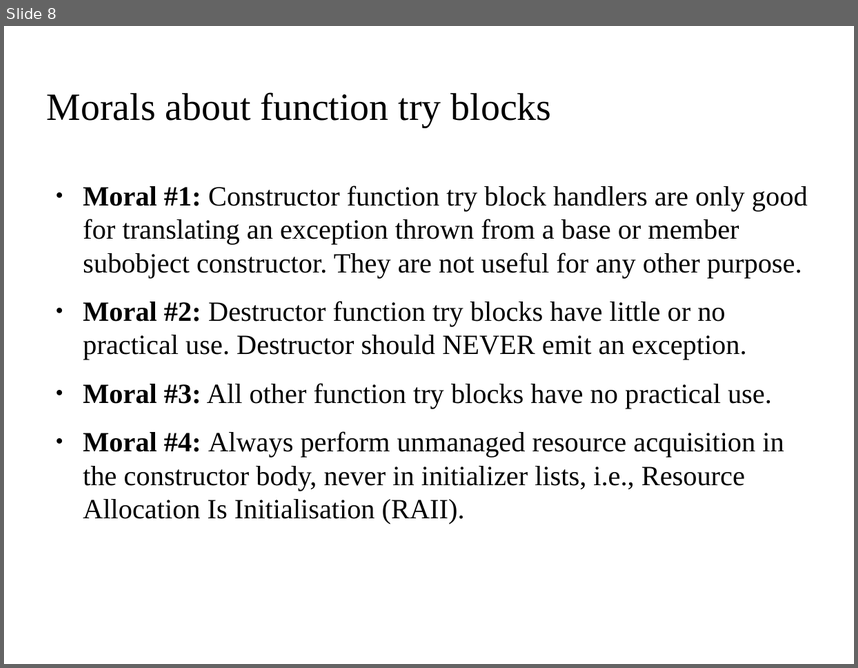
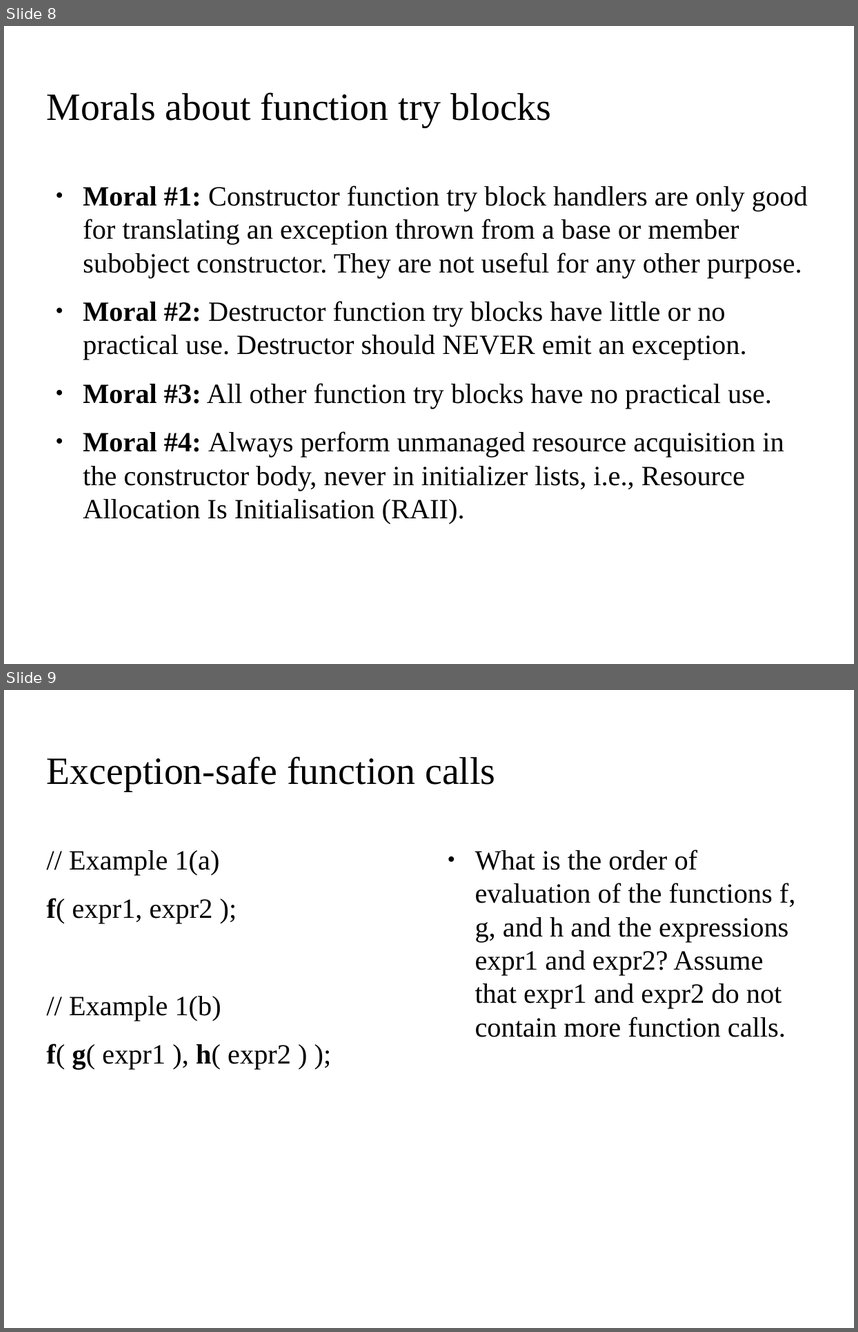
Before and after one commit to kks32/cpp-software-development, a slide deck: Ex10_Exception_Handling_II/Ex10_Exception_Handling_II.odp. Shown one above the other, each under a label of ours: slide 8 before the commit, slides 8 and 9 after it. The pictures are 858x668 and 858x1332 pixels, drawn with LibreOffice and Linux fonts; fonts in the diff are those of the drawing; background and template pictures are left out. Boxes give left, top, right and bottom in pixels: in the first picture for what was removed or moved away, otherwise in the second. Text is boxed around its words. In the diff, an @@ line names an element or a change of style, - is before the commit and + after.

Commit message:
Exception-safe calls

```diff
--- a/Ex10_Exception_Handling_II/Ex10_Exception_Handling_II.odp
+++ b/Ex10_Exception_Handling_II/Ex10_Exception_Handling_II.odp
@@ slide 9 added at <box>4,690,854,1328</box>, background picture (left out) @@
@@ title added at <box>47,756,495,791</box>, 36 pt, text #000000 @@
+Exception-safe function calls
@@ text added at <box>47,850,291,1069</box>, 26 pt, text #000000 @@
+// Example 1(a)
+f( expr1, expr2 );
+// Example 1(b)
+f( g( expr1 ), h( expr2 ) );
@@ text added at <box>475,849,796,1037</box>, 26 pt, text #000000 @@
+● What is the order of evaluation of the functions f, g, and h and the expressions expr1 and expr2? Assume that expr1 and expr2 do not contain more function calls.
```
Also in this commit, not shown: 1 other file.
